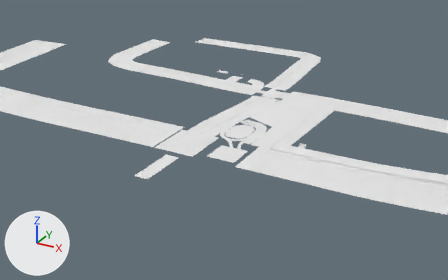
One commit to the Blender file TUTORIAL/scene.blend: the scene before it, then after it.
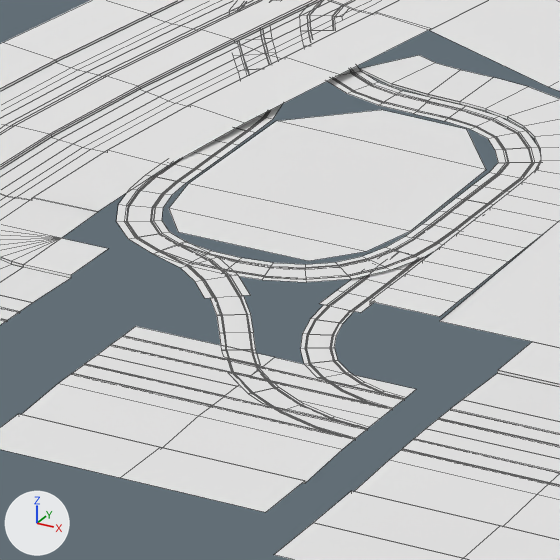
Each version appears first from a camera (50 mm lens) standing at (66.1, -302.7, 136.6) and looking at (-76.3, -43.8, 7.1), and next in a close-up on the part from 47% to 58% of the width and 41% to 60% of the height. The axes (+X, +Y, +Z) are drawn at lower left. The lights are the same throughout. The close-ups show mesh edges as thin lines.

In view in the first close-up: 'cross02', 'grass00', 'pavement03', 'rail00', 'road00', 'road02', 'road08'.
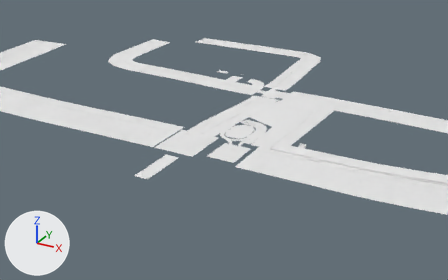
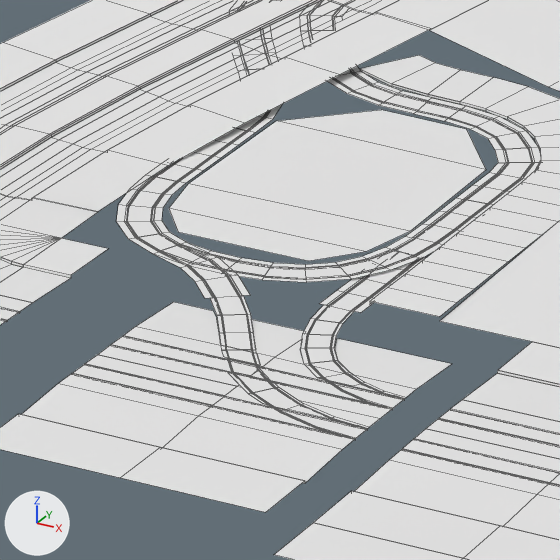
Commit message: * Cross updated.

Where the change shows, as pixel boxes (x1, y1, x2, y2) in the close-ups (560 x 560 px):
'cross02', reshaped: before (0, 194, 425, 512); after (0, 194, 451, 512)
part 1 of me_plane_005, added: after (137, 302, 451, 389)

Edits to the bpy script that builds the scene:
```text
Change me_plane_005:
    used by ob_cross02; location = (-104.81, -40.11, 0.0)
    remove me_plane_005.from_pydata(...)  # 1712 vertices, 602 faces; spans x -7.3..38.7, y -48.0..19.1, z -0.4..-0.1
    add me_plane_005.from_pydata(...)  # 1738 vertices, 607 faces; spans x -7.3..38.7, y -48.0..19.1, z -0.4..-0.1
    me_plane_005 part 1
    26 vertices are added at x 22.7..38.7, y 4.1..8.1, z -0.4..-0.1
    5 new faces join them, mat_road (its picture is missing), smooth
```
